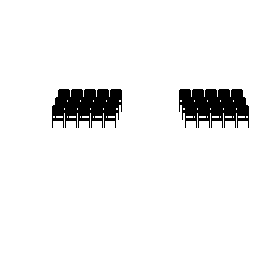
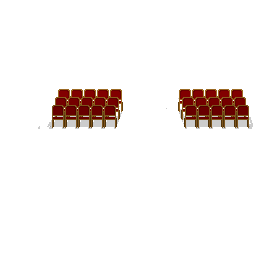
Two versions of the same layered image (256×256). Layer-by-layer changes:
removed group "Theater" (7 layers) over (47, 89, 253, 129)
added layer "Layer 9" (20%) above "Layer 6" over (54, 90, 247, 115)
added layer "Layer 6" above "Layer 5" over (184, 105, 249, 128)
added layer "Layer 5" above "Layer 4" over (181, 97, 246, 120)
added layer "Layer 4" above "Layer 3" over (178, 89, 243, 112)
added layer "Layer 3" above "Layer 2" over (52, 105, 117, 128)
added layer "Layer 2" above "Layer 1" over (55, 97, 120, 120)
added layer "Layer 1" above "Chairs" over (58, 89, 123, 112)
hid "Chairs", moved it out of group "Theater" over (52, 89, 249, 128)
added layer "Layer 8" above "Layer 7" over (38, 126, 252, 129)
added layer "Layer 7" above "Background" over (47, 108, 253, 127)
